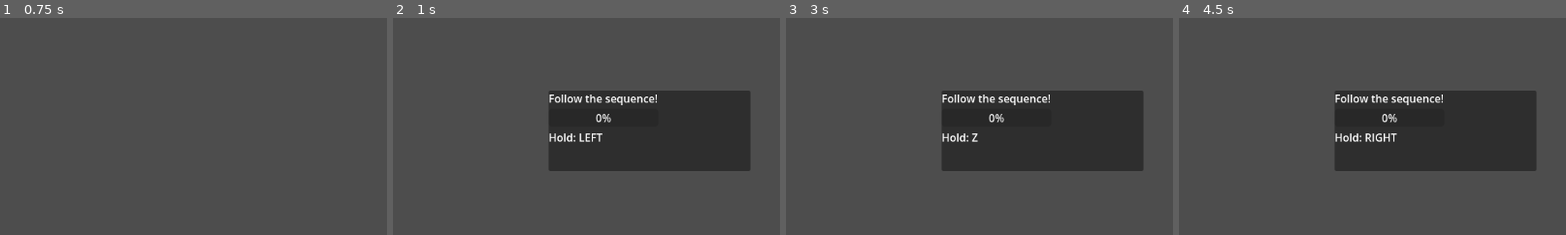
Above: before the commit, frames 1-4 (left to right).
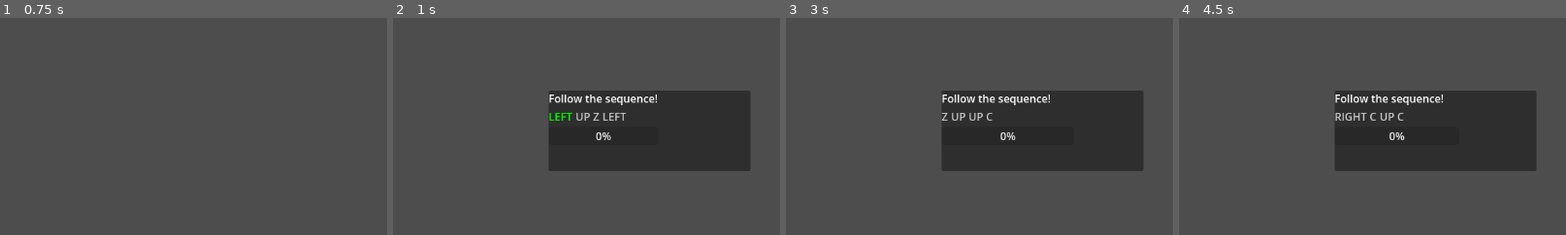
Above: after the commit, the same moments.

Repository: AiDN-Dev/let-me-sleep
Game: Godot game, scene res://Scenes/game.tscn
The game is run twice, just before and just after one commit, with the same random seed, the same clock (stepped at 60 frames per second) and the same inputs. The project has no main scene, so this scene is started directly.
Inputs (mouse positions are % of the whole screen's width and height, from its top left):
- Up to frame 1 (0.75 s): tap Enter (ui_accept) at 0.5 s; move the mouse to (72, 45) at 0.52 s; hold Right from 0.53 s (still down); tap Space at 0.6 s; click (72, 45) at 0.67 s
- Up to frame 2 (1 s): keep holding Right; tap Enter (ui_accept) at 0.77 s
- Up to frame 3 (3 s): release Right at 1.25 s; tap Enter (ui_accept) at 1.25, 2.75 s; drag from (30, 55) to (45, 70) at 1.27 s; move the mouse to (60, 28) at 2.02 s; hold Right 2.03-2.75 s; tap X at 2.1 s; drag from (45, 70) to (20, 35) at 2.77 s
- Up to frame 4 (4.5 s): move the mouse to (80, 65) at 3.52 s; hold Left 3.53-4.25 s; tap Space at 3.6 s; tap Enter (ui_accept) at 3.77, 4.25 s; drag from (20, 35) to (35, 25) at 4.27 s
The pictures show only the part of the screen within x 17-67%, y 24-74%; the shares and areas given below are measured in that part.

Frame 1 is identical in both runs. In frame 2, 0.7% of the frame differs, in the area x 40-61%, y 43-58%; in frame 3, 0.6%; in frame 4, 0.8%, in the area x 40-59%, y 43-58%.

Commit message:
Updated QTE's to display the full sequence and highlight each key

Diff:
--- a/Scenes/game.tscn
+++ b/Scenes/game.tscn
@@ -243,9 +243,13 @@
 layout_mode = 2
 text = "Hold \"Z\" To Relax"
 
+[node name="KeyContainer" type="HBoxContainer" parent="UI/QTEWindow/VBoxContainer" unique_id=1927910727]
+layout_mode = 2
+
 [node name="EventProgressbar" type="ProgressBar" parent="UI/QTEWindow/VBoxContainer" unique_id=1094348982]
 layout_mode = 2
 
 [node name="HintLabel" type="Label" parent="UI/QTEWindow/VBoxContainer" unique_id=528699800]
+visible = false
 layout_mode = 2
 text = "Hint/Timer"
--- a/scripts/Interruptions/qte_window.gd
+++ b/scripts/Interruptions/qte_window.gd
@@ -10,6 +10,7 @@
 @onready var instruction_label: Label = $VBoxContainer/InstructionsLabel
 @onready var progress_bar: ProgressBar = $VBoxContainer/EventProgressbar
 @onready var hint_label: Label = $VBoxContainer/HintLabel
+@onready var key_container: HBoxContainer = $VBoxContainer/KeyContainer
 
 var active := false
 var qte_sequence: Array[QTEKey] = []
@@ -26,6 +27,17 @@
 	current_progress = 0.0
 	current_elapsed = 0.0
 	grace_timer = 0.0
+
+	for child in key_container.get_children():
+		child.queue_free()
+
+	for key_obj in qte_sequence:
+		var lbl = Label.new()
+		lbl.text = _get_key_name(key_obj.keycode)
+		lbl.add_theme_color_override("font_color", Color(0.8,0.8,0.8))
+		key_container.add_child(lbl)
+
+	_update_highlighted_key()
 
 	progress_bar.value = 0
 	progress_bar.max_value = qte_sequence[0].hold_time
@@ -70,6 +82,7 @@
 	# Check if current key completed
 	if current_progress >= current_key.hold_time:
 		current_index += 1
+		_update_highlighted_key()
 		if current_index >= qte_sequence.size():
 			_finish(true)
 			return
@@ -112,3 +125,13 @@
 	active = false
 	hide()
 	emit_signal("qte_finished", success)
+
+func _update_highlighted_key() -> void:
+	for i in range(key_container.get_child_count()):
+		var lbl = key_container.get_child(i)
+		if i < current_index:
+			lbl.add_theme_color_override("font_color", Color(0,0.6, 1))
+		elif i == current_index:
+			lbl.add_theme_color_override("font_color", Color(0,1,0))
+		else:
+			lbl.add_theme_color_override("font_color", Color(0.8, 0.8, 0.8))
--- a/scripts/Managers/night_manager.gd
+++ b/scripts/Managers/night_manager.gd
@@ -82,6 +82,6 @@
 		active_tension_gain = data.tension_gain
 		active_base_interrupt_chance = data.base_interrupt_chance
 	else:
-		active_qte_speed *= 0.97
+		active_qte_speed = max(active_qte_speed * 0.97, 0.5)
 		active_tension_gain *= 1.05
-		active_base_interrupt_chance *= 0.02
+		active_base_interrupt_chance = min(active_base_interrupt_chance * 1.02, 0.9)
